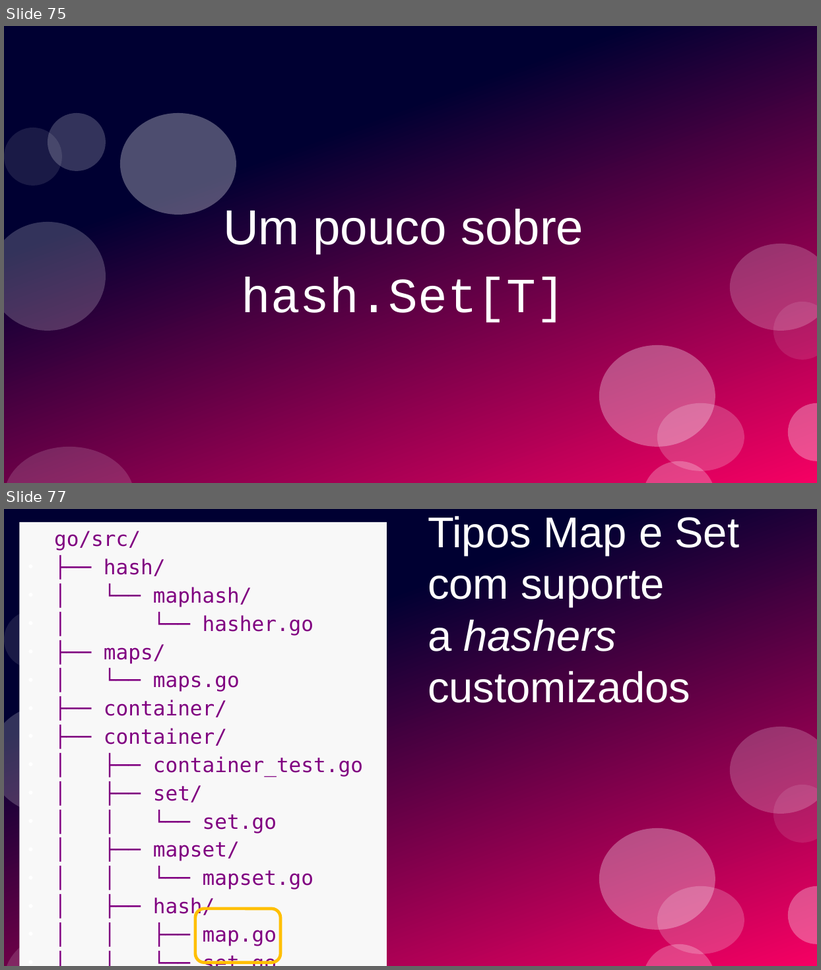
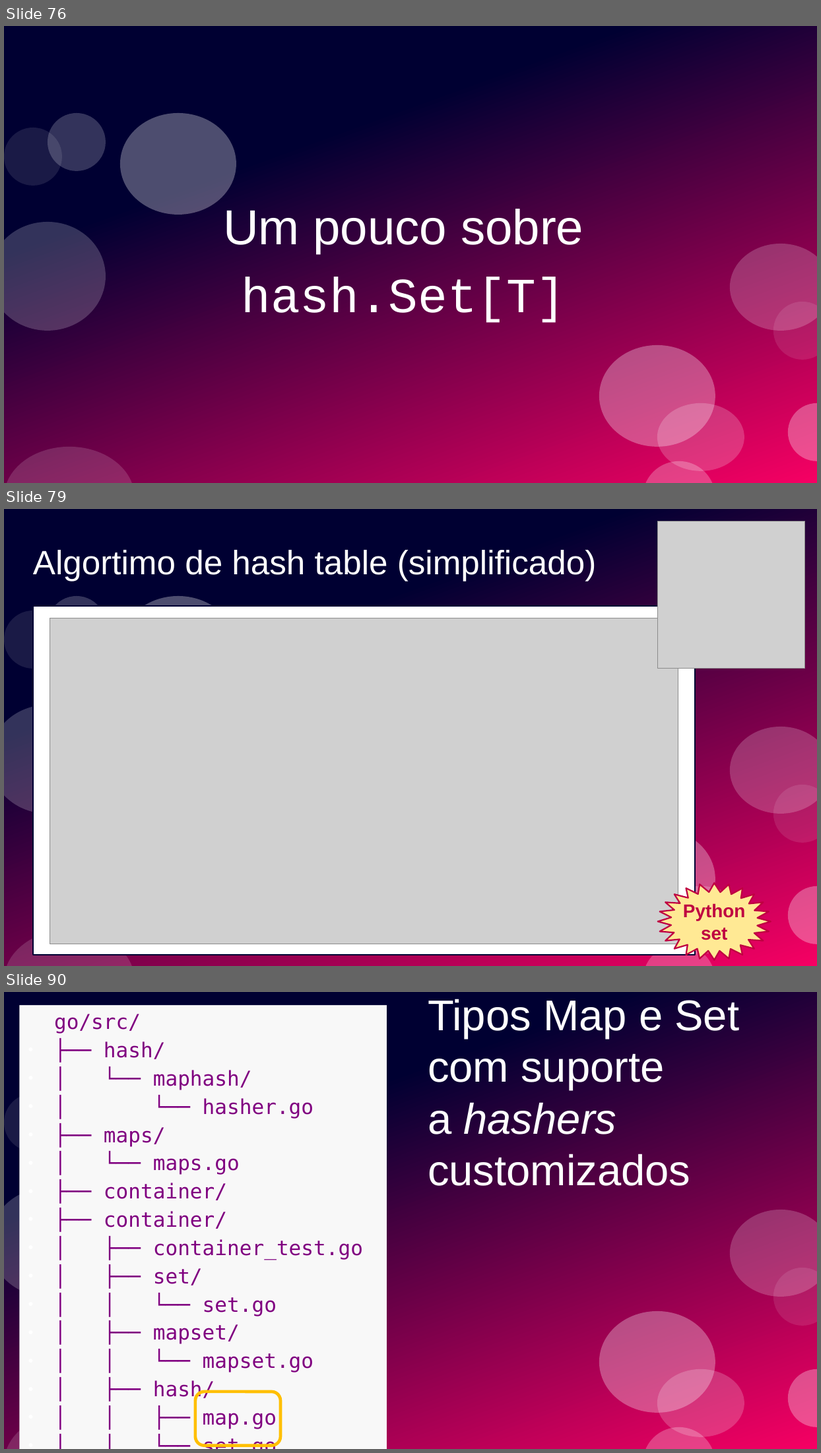
Before and after one commit to ramalho/sets-in-go, a slide deck: conj-em-go1_28.odp. Shown one above the other, each under a label of ours: slides 75 and 77 before the commit, slides 76, 79 and 90 after it; the slides between them are not shown. The pictures are 821x970 and 821x1453 pixels, drawn with LibreOffice and Linux fonts; fonts in the diff are those of the drawing; grey boxes stand for pictures. Boxes give left, top, right and bottom in pixels: in the first picture for what was removed or moved away, otherwise in the second. Text is boxed around its words. In the diff, an @@ line names an element or a change of style, - is before the commit and + after.

```diff
--- a/conj-em-go1_28.odp
+++ b/conj-em-go1_28.odp
@@ slide 79 added at <box>4,509,817,966</box>, background #FFFFFF; not listed: 12 template elements that a slide beside it also shows @@
@@ picture added at <box>658,521,805,668</box> @@
@@ title added at <box>33,550,597,581</box>, 33 pt, text #FFFFFF @@
+Algortimo de hash table (simplificado)
@@ rectangle added at <box>33,605,696,955</box>, fill #FFFFFF, outline #000032 1.42 pt @@
@@ picture added at <box>50,618,679,945</box> @@
@@ freeform shape added at <box>659,884,772,960</box>, fill #FFE994, outline #BF0041 1.42 pt, 18 pt, text #BF0041, bold @@
+Python
+set
@@ what was slide 75 is now slide 76 @@
@@ what was slide 77 is now slide 90 @@
```
Also in this commit, not shown: 15 slides changed, 12 other slides added, 2 other files.
